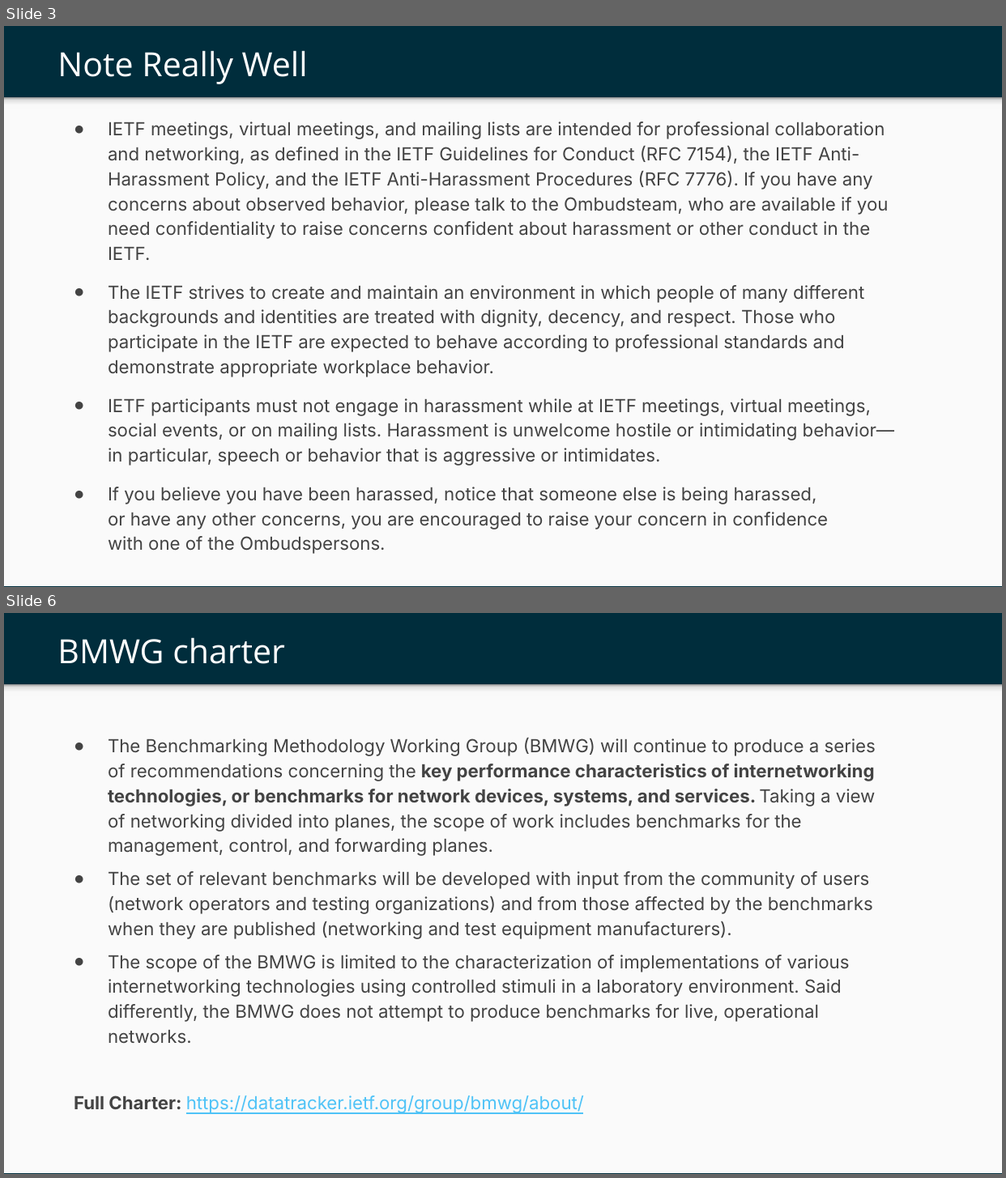
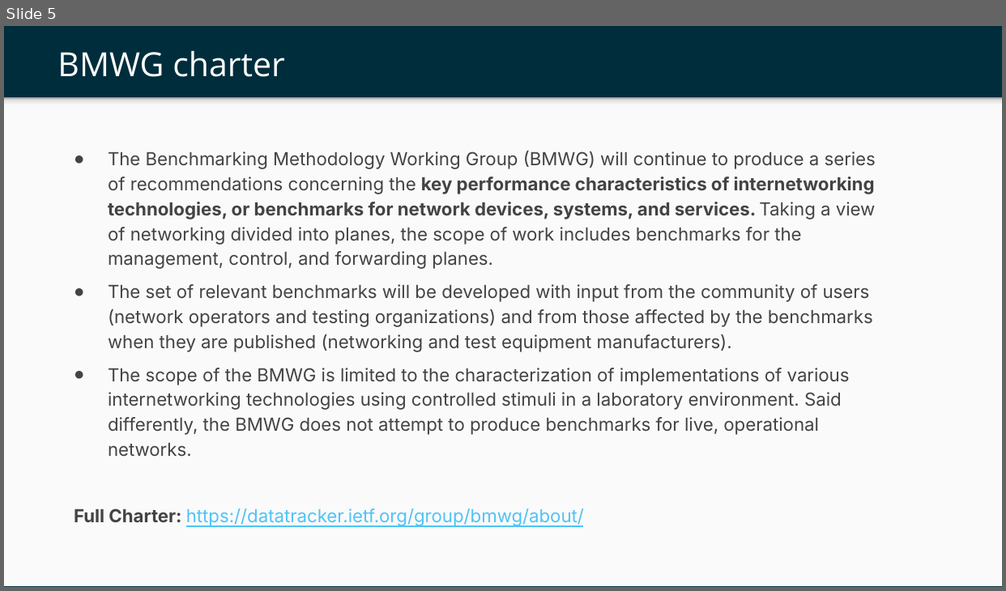
Before and after one commit to ietf-ippm/meeting-materials, a slide deck: interim-01/Slides/chair-slides-bmwg-ippm.pptx. Shown one above the other, each under a label of ours: slides 3 and 6 before the commit, slide 5 after it; the slides between them are not shown. The pictures are 1006x1178 and 1006x591 pixels, drawn with LibreOffice and Linux fonts; fonts in the diff are those of the drawing; background and template pictures are left out. Boxes give left, top, right and bottom in pixels: in the first picture for what was removed or moved away, otherwise in the second. Text is boxed around its words. In the diff, an @@ line names an element or a change of style, - is before the commit and + after.

```diff
--- a/interim-01/Slides/chair-slides-bmwg-ippm.pptx
+++ b/interim-01/Slides/chair-slides-bmwg-ippm.pptx
@@ slide 3 removed at (x1=4, y1=26, x2=1002, y2=587), background #002D3C; not listed: 2 template elements that a slide beside it also shows @@
@@ title removed at (x1=57, y1=50, x2=308, y2=84) @@
-Note Really Well
@@ text removed at (x1=108, y1=122, x2=895, y2=554) @@
-● IETF meetings, virtual meetings, and mailing lists are intended for professional collaboration and networking, as defined in the IETF Guidelines for Conduct (RFC 7154), the IETF Anti-Harassment Policy, and the IETF Anti-Harassment Procedures (RFC 7776). If you have any concerns about observed behavior, please talk to the Ombudsteam, who are available if you need confidentiality to raise concerns confident about harassment or other conduct in the IETF.
-● The IETF strives to create and maintain an environment in which people of many different backgrounds and identities are treated with dignity, decency, and respect. Those who participate in the IETF are expected to behave according to professional standards and demonstrate appropriate workplace behavior.
-● IETF participants must not engage in harassment while at IETF meetings, virtual meetings, social events, or on mailing lists. Harassment is unwelcome hostile or intimidating behavior—in particular, speech or behavior that is aggressive or intimidates.
-● If you believe you have been harassed, notice that someone else is being harassed,
-  or have any other concerns, you are encouraged to raise your concern in confidence
-  with one of the Ombudspersons.
@@ what was slide 6 is now slide 5 @@
```
Also in this commit, not shown: 7 slides changed, 1 slide added, 5 other slides removed, 3 other files.
